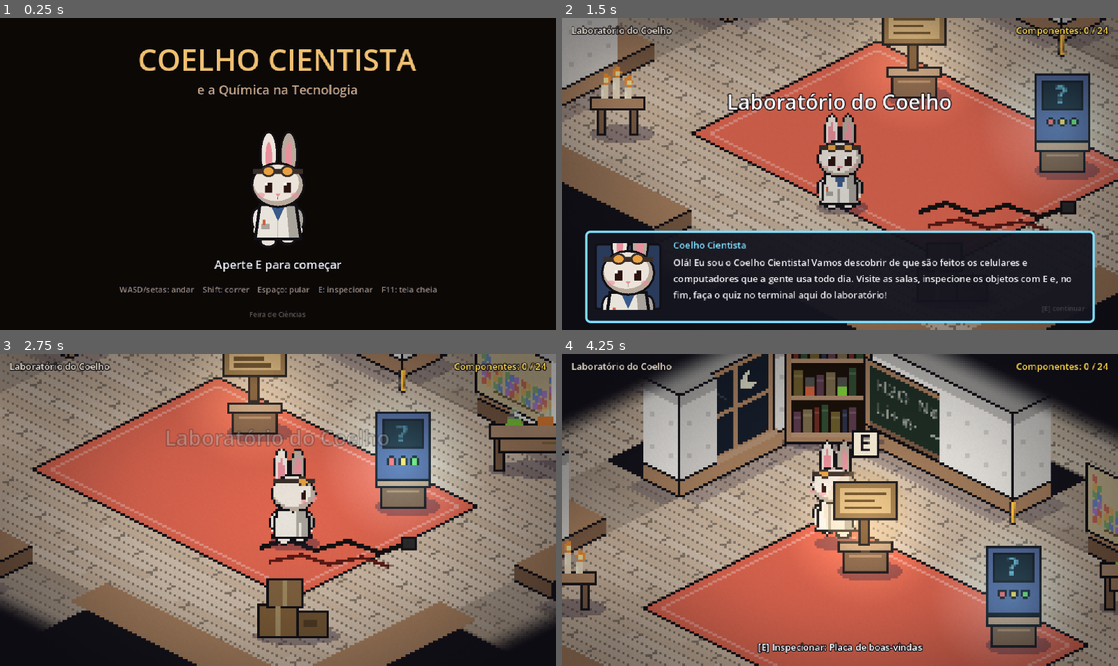
Above: before the commit, frames 1-4 (two rows, left to right).
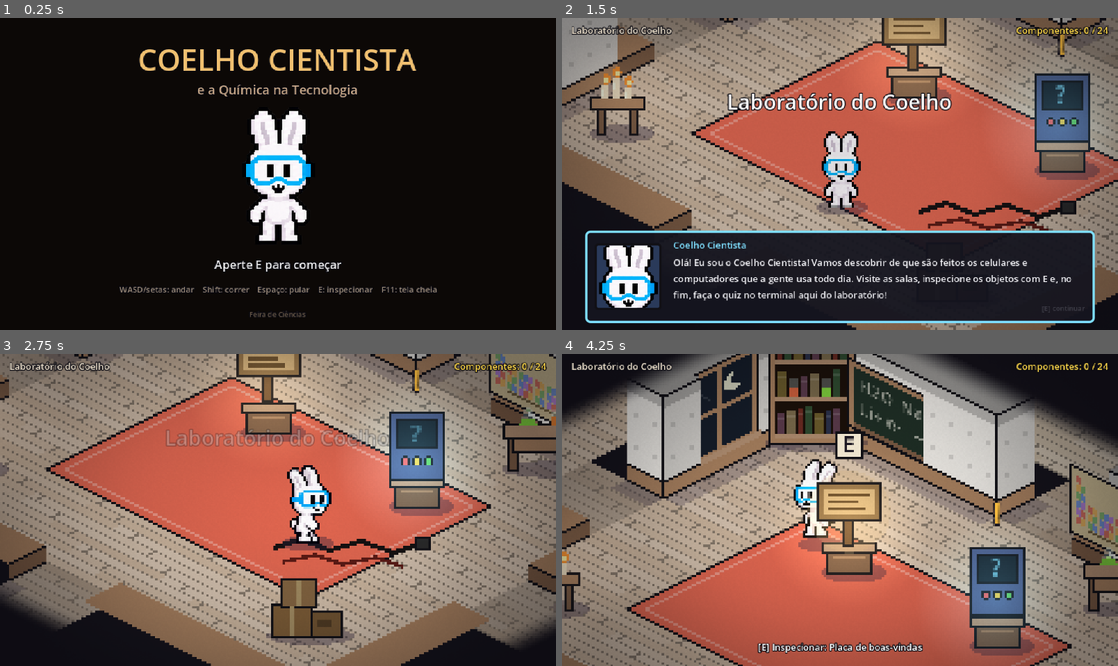
Above: after the commit, the same moments.

Repository: mgprimeatrain/sereia-verdinha
Game: Godot game, scene res://main.tscn
Two runs of this game, one before a commit and one after it. Both use one fixed random seed, a clock stepped at 60 frames per second and the inputs below.
Inputs:
- Up to frame 1 (0.25 s): no input
- Up to frame 2 (1.5 s): tap E (interagir) at 0.5, 1.35 s; hold D (direita) 0.53-1.28 s; hold Shift (correr) 0.53-1.28 s; tap Space (pular) at 0.77 s; hold S (baixo) from 1.28 s (still down)
- Up to frame 3 (2.75 s): tap Space (pular) at 1.52 s; release S (baixo) at 2.03 s; hold D (direita) from 2.03 s (still down); tap Enter at 2.1 s
- Up to frame 4 (4.25 s): release D (direita) at 2.78 s; hold W (cima) 2.78-3.53 s; tap Keypad Enter at 2.85 s; tap Space (pular) at 3.02, 3.77 s; hold A (esquerda) from 3.53 s (still down); tap 1 at 3.6 s

The runs differ from the first frame. In frame 1, 3.4% of the frame differs, in the area x 44-56%, y 29-74%; in frame 2, 3.8%; in frame 3, 34%; in frame 4, 43%, in the area x 0-100%, y 0-100%.

Commit message:
Sprites do coelho, câmera sem tremer e tela cheia
- Adiciona as 12 animações do coelho (parado, andando, correndo e pulando,
  de frente, de costas e de lado)
- Câmera anda em pixels inteiros e a tela compensa o resto: o mundo não treme mais
- Coelho de verdade na tela de título e na caixa de fala
- Recorte não apaga o branco do coelho quando o fundo já é transparente
- Jogo abre em tela cheia (F11 alterna)

Co-Authored-By: Claude Opus 5.5 <noreply@anthropic.com>
Claude-Session: https://claude.ai/code/session_015bSENdJaF3JsvtFufaw19b

Diff:
--- a/jogo-feira/project.godot
+++ b/jogo-feira/project.godot
@@ -15,6 +15,7 @@
 window/size/window_width_override=1280
 window/size/window_height_override=720
 window/stretch/mode="canvas_items"
+window/size/mode=3
 
 [rendering]
 
--- a/jogo-feira/scripts/fala.gd
+++ b/jogo-feira/scripts/fala.gd
@@ -49,6 +49,18 @@
 		foto.expand_mode = TextureRect.EXPAND_IGNORE_SIZE
 		foto.stretch_mode = TextureRect.STRETCH_KEEP_ASPECT_CENTERED
 		foto.texture_filter = CanvasItem.TEXTURE_FILTER_NEAREST
+		moldura.add_child(foto)
+	elif Recorte.retrato():
+		# só a cabeça do coelho (parte de cima do sprite)
+		var foto_inteira := Recorte.retrato()
+		var cabeca := AtlasTexture.new()
+		cabeca.atlas = foto_inteira
+		var tam := foto_inteira.get_size()
+		cabeca.region = Rect2(0, tam.y * 0.08, tam.x, tam.y * 0.55)
+		var foto := TextureRect.new()
+		foto.texture = cabeca
+		foto.expand_mode = TextureRect.EXPAND_IGNORE_SIZE
+		foto.stretch_mode = TextureRect.STRETCH_KEEP_ASPECT_CENTERED
 		moldura.add_child(foto)
 	else:
 		var desenho := TelaDesenho.new()
--- a/jogo-feira/scripts/interface.gd
+++ b/jogo-feira/scripts/interface.gd
@@ -235,12 +235,26 @@
 	fundo.set_anchors_and_offsets_preset(Control.PRESET_FULL_RECT)
 	titulo.add_child(fundo)
 
-	var luz := TelaDesenho.new()
-	luz.forma = "coelho"
-	luz.escala = 2.4
-	luz.deslocamento = Vector2(0, 62)
-	luz.set_anchors_and_offsets_preset(Control.PRESET_FULL_RECT)
-	titulo.add_child(luz)
+	var foto := Recorte.retrato()
+	if foto:
+		var coelho := TextureRect.new()
+		coelho.texture = foto
+		coelho.expand_mode = TextureRect.EXPAND_IGNORE_SIZE
+		coelho.stretch_mode = TextureRect.STRETCH_KEEP_ASPECT_CENTERED
+		coelho.anchor_left = 0.5
+		coelho.anchor_right = 0.5
+		coelho.offset_left = -60
+		coelho.offset_right = 60
+		coelho.offset_top = 76
+		coelho.offset_bottom = 198
+		titulo.add_child(coelho)
+	else:
+		var luz := TelaDesenho.new()
+		luz.forma = "coelho"
+		luz.escala = 2.4
+		luz.deslocamento = Vector2(0, 62)
+		luz.set_anchors_and_offsets_preset(Control.PRESET_FULL_RECT)
+		titulo.add_child(luz)
 
 	_linha("COELHO CIENTISTA", 26, Color("f0c070"), 18, titulo)
 	_linha("e a Química na Tecnologia", 11, Color("c8a888"), 54, titulo)
--- a/jogo-feira/scripts/jogador.gd
+++ b/jogo-feira/scripts/jogador.gd
@@ -40,6 +40,9 @@
 var correndo := false
 var pulo := 0.0  # tempo desde o começo do pulo (< 0 = no chão)
 var camera: Camera2D
+var olhar_atual := Vector2.ZERO  # a câmera olha um pouco para onde o coelho anda
+var camera_real := Vector2.ZERO  # posição da câmera sem arredondar
+var fracao := Vector2.ZERO  # pedacinho de pixel que a tela compensa (ver main.gd)
 var sprite: AnimatedSprite2D
 var alturas := {}  # animação -> altura do quadro (para ajustar o tamanho)
 
@@ -47,11 +50,10 @@
 func _ready() -> void:
 	# Câmera estilo Enigma do Medo: segue solta, com atraso,
 	# e olha um pouco para onde o coelho está andando.
+	# A câmera anda em pixels inteiros (junto com o mundo) e o pedacinho que sobra
+	# é compensado movendo a tela inteira (main.gd): assim nada treme.
 	camera = Camera2D.new()
-	camera.position = Vector2(0, -14)
-	camera.position_smoothing_enabled = true
-	camera.position_smoothing_speed = 3.5
-	camera.process_mode = Node.PROCESS_MODE_ALWAYS  # continua certa com o jogo pausado
+	camera.top_level = true
 	add_child(camera)
 
 	pulo = -1.0
@@ -113,6 +115,7 @@
 	sprite.sprite_frames = quadros
 	sprite.texture_filter = CanvasItem.TEXTURE_FILTER_NEAREST
 	add_child(sprite)
+	_animar(0.0)  # já começa com a animação certa (parado, de frente)
 
 
 func _unhandled_input(event: InputEvent) -> void:
@@ -120,7 +123,7 @@
 		pulo = 0.0
 
 
-func _physics_process(delta: float) -> void:
+func _process(delta: float) -> void:
 	var entrada := Input.get_vector("esquerda", "direita", "cima", "baixo")
 	andando = entrada != Vector2.ZERO
 	correndo = andando and Input.is_action_pressed("correr")
@@ -138,10 +141,8 @@
 			logico = tentativa
 	else:
 		passo = 0.0
-	position = Mapa.iso(logico)
-
-	var olhar := entrada * Vector2(20, 12)
-	camera.offset = camera.offset.lerp(olhar, delta * 1.5)
+	position = Mapa.iso(logico).round()
+	olhar_atual = olhar_atual.lerp(entrada * Vector2(20, 12), 1.0 - exp(-delta * 1.5))
 
 	# pulo: um arco de 0,5 segundo
 	var altura_pulo := 0.0
@@ -215,8 +216,21 @@
 
 func posicionar(p: Vector2) -> void:
 	logico = p
-	position = Mapa.iso(logico)
-	camera.reset_smoothing()
+	position = Mapa.iso(logico).round()
+	camera_real = _alvo_da_camera()
+	atualizar_camera(0.0)
+
+
+func _alvo_da_camera() -> Vector2:
+	return position + Vector2(0, -14) + olhar_atual
+
+
+## Chamada pelo main.gd a cada quadro (mesmo com o jogo pausado).
+func atualizar_camera(delta: float) -> void:
+	camera_real = camera_real.lerp(_alvo_da_camera(), 1.0 - exp(-delta * 3.5))
+	var inteiro := camera_real.floor()
+	camera.global_position = inteiro
+	fracao = camera_real - inteiro
 
 
 func _draw() -> void:
--- a/jogo-feira/scripts/main.gd
+++ b/jogo-feira/scripts/main.gd
@@ -17,6 +17,7 @@
 }
 
 var mundo: Node2D
+var tela: SubViewportContainer
 var mapa: Mapa
 var jogador: Jogador
 var sala_atual := ""
@@ -36,15 +37,17 @@
 
 	# O mundo é desenhado em baixa resolução (240x135) e ampliado 8x em Full HD,
 	# por isso fica com pixels grandes, iguais aos do coelho.
+	# A imagem tem 1 pixel a mais de cada lado: a tela inteira desliza um
+	# pedacinho de pixel para a câmera andar lisinha, sem tremer.
 	# A interface fica nítida por cima.
 	RenderingServer.set_default_clear_color(Color("14121a"))
-	var tela := SubViewportContainer.new()
+	tela = SubViewportContainer.new()
 	tela.process_mode = Node.PROCESS_MODE_PAUSABLE
 	tela.scale = Vector2(2, 2)
 	add_child(tela)
 	var viewport := SubViewport.new()
-	viewport.size = Vector2i(240, 135)
-	tela.size = Vector2(240, 135)
+	viewport.size = Vector2i(242, 137)
+	tela.size = Vector2(242, 137)
 	viewport.snap_2d_transforms_to_pixel = true
 	viewport.canvas_item_default_texture_filter = Viewport.DEFAULT_CANVAS_ITEM_TEXTURE_FILTER_NEAREST
 	tela.add_child(viewport)
@@ -113,7 +116,9 @@
 					ui.mostrar_aviso("Você acertou %d de %d no quiz!" % [ui.quiz.acertos, Dados.QUIZ.size()], 4.0)
 
 
-func _process(_delta: float) -> void:
+func _process(delta: float) -> void:
+	jogador.atualizar_camera(delta)
+	tela.position = -(Vector2.ONE + jogador.fracao) * tela.scale
 	if estado != "jogando":
 		return
 	_atualizar_sala()
@@ -149,10 +154,10 @@
 		return
 	estado = "trocando_sala"
 	ui.mostrar_dica("")
-	jogador.set_physics_process(false)
+	jogador.set_process(false)
 	await ui.fade(true)
 	_mostrar_sala(id)
-	jogador.set_physics_process(true)
+	jogador.set_process(true)
 	await ui.fade(false)
 	estado = "jogando"
 	_falar_da_sala(id)
--- a/jogo-feira/scripts/recorte.gd
+++ b/jogo-feira/scripts/recorte.gd
@@ -7,6 +7,41 @@
 ##   4. deixa o coelho sempre com a mesma altura, em qualquer folha.
 
 const MEDIDA := 64.0  # altura usada só para medir o coelho
+
+static var _retrato: Texture2D
+
+
+## O 1º quadro do coelho parado de frente, em tamanho grande e recortado
+## (usado na tela de título e na caixa de fala). null se não tiver sprite.
+static func retrato() -> Texture2D:
+	if _retrato:
+		return _retrato
+	var pasta := DirAccess.open("res://arte/")
+	if pasta == null:
+		return null
+	var melhor := ""
+	var pontos := -1
+	for arquivo in pasta.get_files():
+		var nome := arquivo.trim_suffix(".import").trim_suffix(".remap")
+		if not nome.ends_with(".png") or not nome.begins_with("coelho_") or nome.begins_with("coelho_rosto"):
+			continue
+		var p := (2 if "frente" in nome else 0) + (1 if "parado" in nome else 0)
+		if p > pontos:
+			pontos = p
+			melhor = nome
+	if melhor == "":
+		return null
+	var img: Image = (load("res://arte/" + melhor) as Texture2D).get_image()
+	if img.is_compressed():
+		img.decompress()
+	var ultima := melhor.get_basename().get_slice("_", melhor.get_basename().get_slice_count("_") - 1)
+	var grade := Vector2i(1, 1)
+	if ultima.contains("x") and ultima.get_slice("x", 0).is_valid_int():
+		grade = Vector2i(ultima.get_slice("x", 0).to_int(), ultima.get_slice("x", 1).to_int())
+	var quadro := img.get_region(Rect2i(Vector2i.ZERO, Vector2i(img.get_width() / grade.x, img.get_height() / grade.y)))
+	quadro = quadro.get_region(quadro.get_used_rect())
+	_retrato = ImageTexture.create_from_image(quadro)
+	return _retrato
 
 
 ## Devolve {"quadros": Array[Texture2D], "altura": altura do quadro final}.
@@ -53,6 +88,7 @@
 			var quadro := img.get_region(Rect2i(Vector2i(coluna, linha) * tam, tam))
 			quadro.resize(novo.x, novo.y, Image.INTERPOLATE_NEAREST)
 			_apagar_fundo(quadro)
+			_limpar_bordas(quadro)
 			var caixa := quadro.get_used_rect()
 			cortes.append({"imagem": quadro, "caixa": caixa, "centro": _centro_da_cabeca(quadro, caixa)})
 	return cortes
@@ -68,9 +104,13 @@
 
 ## Pinta de transparente o branco ligado às bordas do quadro (o fundo).
 ## O branco de dentro do coelho fica, porque o contorno preto segura.
+## Se a imagem já tem fundo transparente, não mexe em nada.
 static func _apagar_fundo(img: Image) -> void:
 	var w := img.get_width()
 	var h := img.get_height()
+	for canto in [Vector2i(0, 0), Vector2i(w - 1, 0), Vector2i(0, h - 1), Vector2i(w - 1, h - 1)]:
+		if img.get_pixelv(canto).a < 0.1:
+			return
 	var visitado := PackedByteArray()
 	visitado.resize(w * h)
 	var pilha := PackedInt32Array()
@@ -98,6 +138,19 @@
 		if y < h - 1: pilha.append(i + w)
 
 
+## Deixa cada pixel ou totalmente visível ou totalmente transparente
+## (tira o "fantasminha" em volta do contorno, para ficar pixel art nítida).
+static func _limpar_bordas(img: Image) -> void:
+	for y in img.get_height():
+		for x in img.get_width():
+			var c := img.get_pixel(x, y)
+			if c.a < 0.5:
+				img.set_pixel(x, y, Color(0, 0, 0, 0))
+			elif c.a < 1.0:
+				c.a = 1.0
+				img.set_pixel(x, y, c)
+
+
 ## Meio da cabeça (parte de cima do coelho), que quase não mexe ao andar.
 static func _centro_da_cabeca(img: Image, caixa: Rect2i) -> int:
 	if caixa.size.x == 0:
Binary file added: jogo-feira/arte/coelho_andando_costas_8x1.png
Binary file added: jogo-feira/arte/coelho_andando_frente_8x1.png
Binary file added: jogo-feira/arte/coelho_andando_lado_8x1.png
Binary file added: jogo-feira/arte/coelho_correndo_costas_8x1.png
Binary file added: jogo-feira/arte/coelho_correndo_frente_8x1.png
Binary file added: jogo-feira/arte/coelho_correndo_lado_8x1.png
Binary file added: jogo-feira/arte/coelho_parado_costas_8x1.png
Binary file added: jogo-feira/arte/coelho_parado_frente_8x1.png
Binary file added: jogo-feira/arte/coelho_parado_lado_8x1.png
Binary file added: jogo-feira/arte/coelho_pulando_costas_8x1.png
Binary file added: jogo-feira/arte/coelho_pulando_frente_8x1.png
Binary file added: jogo-feira/arte/coelho_pulando_lado_8x1.png
(and 1 more such lines)
